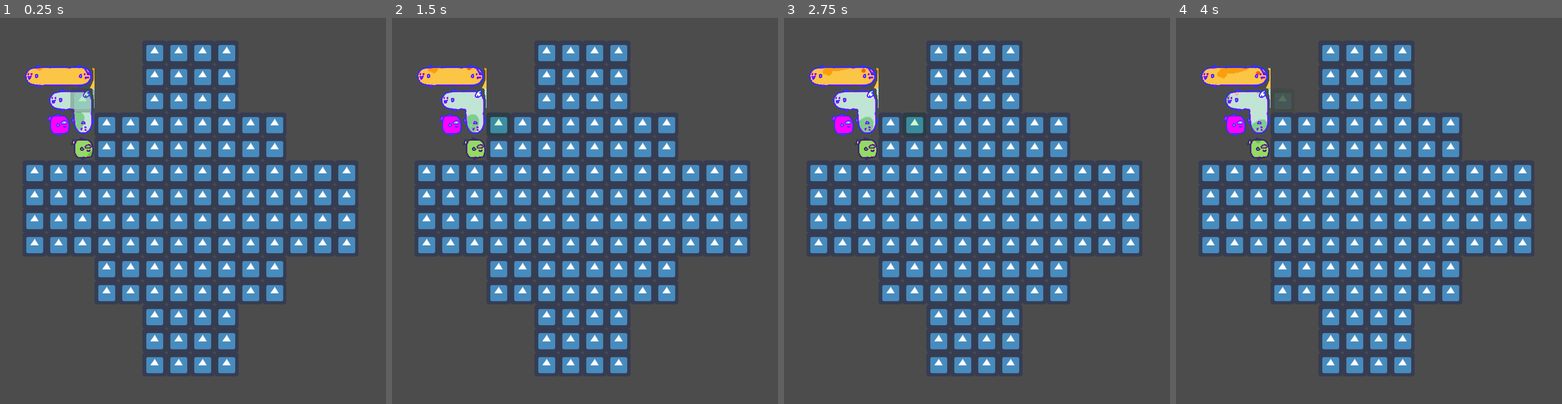
Above: before the commit, frames 1-4 (left to right).
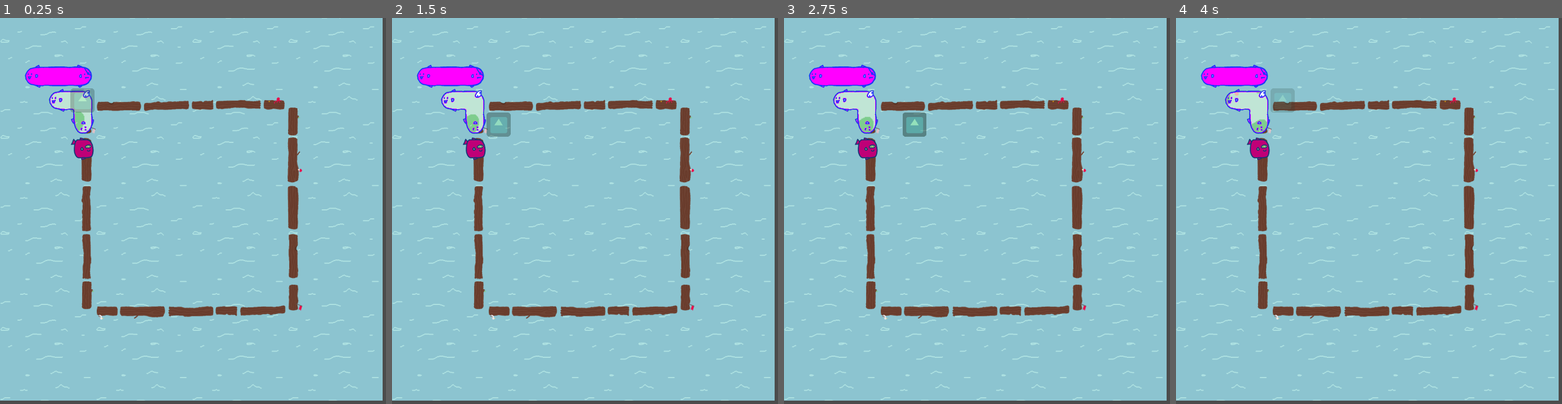
Above: after the commit, the same moments.

Repository: amckendry2/sokoban-cargo
Game: Godot game, scene res://Scenes/Docks.tscn
Two runs of this game, one before a commit and one after it. Both use one fixed random seed, a clock stepped at 60 frames per second and the inputs below. The engine's default icon, where the game draws it, is replaced by a stand-in: a white triangle on a blue panel in a dark square.
Inputs:
- Up to frame 1 (0.25 s): no input
- Up to frame 2 (1.5 s): hold D (move_right) 0.53-1.28 s; tap Space (select_block) at 0.6, 1.35 s; tap Enter at 1.25 s; hold S (move_down) from 1.28 s (still down)
- Up to frame 3 (2.75 s): release S (move_down) at 2.03 s; hold D (move_right) from 2.03 s (still down); tap Space (select_block) at 2.1 s
- Up to frame 4 (4 s): tap Space (select_block) at 2.75, 2.85, 3.6 s; release D (move_right) at 2.78 s; hold W (move_up) 2.78-3.53 s; hold A (move_left) from 3.53 s (still down)

The runs differ from the first frame. In frame 1, 97% of the frame differs, in the area x 0-100%, y 0-100%; in frame 2, 97%; in frame 3, 97%; in frame 4, 97%.

Commit message:
Add background and fix shader

Diff:
--- a/Assets/Shaders/chowder.gdshader
+++ b/Assets/Shaders/chowder.gdshader
@@ -13,11 +13,13 @@
 
 void fragment() {
     vec4 col = texture(TEXTURE, UV);
+	col = col * col.a;
     vec4 d4 = abs(col - u_color_key);
     float d = max(max(d4.r, d4.g), d4.b);
-    if(d < 0.01) {
-     vec2 uv = vec2(SCREEN_UV.x, SCREEN_UV.y * aspect_ratio.x/aspect_ratio.y);
-       col = texture(background_texture, fract(1.0f - uv * vec2(scale,scale) + TIME * move_dir * move_speed/100.0f));
+
+    if(d < 0.02) {
+      vec2 uv = vec2(SCREEN_UV.x, SCREEN_UV.y * aspect_ratio.x/aspect_ratio.y);
+      col = texture(background_texture, fract(1.0f - uv * vec2(scale,scale) + TIME * move_dir * move_speed/100.0f));
     }
     COLOR = col;
 }
--- /dev/null
+++ b/Nodes/Background.tscn
@@ -0,0 +1,16 @@
+[gd_scene load_steps=3 format=2]
+
+[ext_resource path="res://Assets/Textures/backgroundLog.png" type="Texture" id=1]
+[ext_resource path="res://Assets/Textures/ocean_v2.png" type="Texture" id=2]
+
+[node name="Background" type="Node2D"]
+
+[node name="TextureRect" type="TextureRect" parent="."]
+margin_right = 1024.0
+margin_bottom = 1024.0
+texture = ExtResource( 2 )
+stretch_mode = 2
+
+[node name="BackgroundLog" type="Sprite" parent="TextureRect"]
+position = Vector2( 512, 512 )
+texture = ExtResource( 1 )
--- a/Scenes/Docks.tscn
+++ b/Scenes/Docks.tscn
@@ -8,8 +8,7 @@
 [ext_resource path="res://Assets/ArtTileSet.tres" type="TileSet" id=6]
 [ext_resource path="res://Assets/Shaders/chowder.gdshader" type="Shader" id=7]
 [ext_resource path="res://Assets/Textures/eel_background_v2.png" type="Texture" id=8]
-[ext_resource path="res://Assets/Shaders/Chowder.tres" type="Material" id=9]
-[ext_resource path="res://Assets/Textures/eel_background_v1.png" type="Texture" id=10]
+[ext_resource path="res://Nodes/Background.tscn" type="PackedScene" id=9]
 
 [sub_resource type="TileSet" id=1]
 0/name = "icon.png 0"
@@ -69,15 +68,6 @@
 shader_param/move_speed = 1.0
 shader_param/background_texture = ExtResource( 8 )
 
-[sub_resource type="ShaderMaterial" id=10]
-shader = ExtResource( 7 )
-shader_param/aspect_ratio = Vector2( 1, 1 )
-shader_param/u_color_key = Color( 1, 0, 1, 1 )
-shader_param/scale = 2.0
-shader_param/move_dir = Vector2( 1, -1 )
-shader_param/move_speed = 1.0
-shader_param/background_texture = ExtResource( 10 )
-
 [node name="PlayGrid" type="Node2D"]
 script = ExtResource( 1 )
 __meta__ = {
@@ -88,6 +78,8 @@
 position = Vector2( 544, 544 )
 current = true
 zoom = Vector2( 1.5, 1.5 )
+
+[node name="Background" parent="." instance=ExtResource( 9 )]
 
 [node name="SelectionGrid" type="TileMap" parent="."]
 modulate = Color( 0.607843, 1, 0.65098, 0.535884 )
@@ -111,6 +103,7 @@
 one_shot = true
 
 [node name="LandGrids" type="Node2D" parent="BlockGrid"]
+visible = false
 __meta__ = {
 "_editor_description_": "Contains the grids that define what cells are \"land\""
 }
@@ -141,35 +134,32 @@
 tile_data = PoolIntArray( 393228, 0, 0, 393229, 0, 0, 393230, 0, 0, 458764, 0, 0, 458765, 0, 0, 458766, 0, 0, 524300, 0, 0, 524301, 0, 0, 524302, 0, 0, 589836, 0, 0, 589837, 0, 0, 589838, 0, 0 )
 
 [node name="RedGrid" type="TileMap" parent="BlockGrid"]
-material = ExtResource( 9 )
+material = SubResource( 9 )
 z_index = 1
 tile_set = ExtResource( 6 )
 format = 1
-tile_data = PoolIntArray( 524304, 1, 196609, 524305, 1, 196610, 524306, 1, 196611, 720910, 0, 0, 786446, 0, 0, 786447, 0, 0, 786448, 0, 0, 851982, 0, 0, 851983, 0, 0 )
+tile_data = PoolIntArray( 786447, 0, 0, 786448, 0, 0, 851982, 0, 0, 851983, 0, 0 )
 script = ExtResource( 2 )
 
 [node name="BlueGrid" type="TileMap" parent="BlockGrid"]
 modulate = Color( 0.74902, 0.960784, 0.466667, 1 )
-material = SubResource( 9 )
 z_index = 1
 tile_set = ExtResource( 6 )
 format = 1
-tile_data = PoolIntArray( 393232, 1, 196609, 393233, 1, 196610, 393234, 1, 196610, 393235, 1, 196611 )
 script = ExtResource( 2 )
 
 [node name="GreenGrid" type="TileMap" parent="BlockGrid"]
-material = SubResource( 10 )
 z_index = 1
 tile_set = ExtResource( 6 )
 format = 1
-tile_data = PoolIntArray( 262158, 1, 196609, 262159, 1, 196610, 262160, 1, 196610, 262161, 1, 196610, 262162, 1, 196610, 262163, 1, 196610, 262164, 1, 196610, 262165, 1, 196611 )
 script = ExtResource( 2 )
 
 [node name="OrangeGrid" type="TileMap" parent="BlockGrid"]
+visible = false
 z_index = 1
 tile_set = ExtResource( 6 )
 format = 1
-tile_data = PoolIntArray( 131085, 1, 196609, 131086, 1, 196610, 131087, 1, 196610, 131088, 1, 196611 )
+tile_data = PoolIntArray( 131085, 1, 196609, 131086, 1, 196610, 131087, 1, 196610, 131088, 1, 196611, 393221, 1, 196609, 393222, 1, 196610, 393223, 1, 196611 )
 script = ExtResource( 2 )
 
 [connection signal="push_ended" from="BlockGrid" to="." method="_on_BlockGrid_push_ended"]
Binary file added: Assets/Textures/backgroundLog.png
Not shown, added: Assets/Textures/backgroundLog.png.import
Binary file added: Assets/Textures/eel_background_v3.png
Not shown, added: Assets/Textures/eel_background_v3.png.import
Binary file added: Assets/Textures/ocean_v2.png
Not shown, added: Assets/Textures/ocean_v2.png.import
Not shown: 1 places in Scenes/Docks.tscn that only renumber resources
